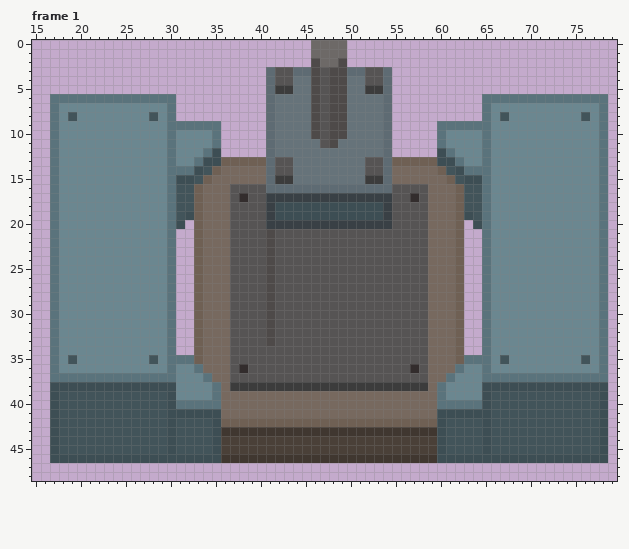
One commit to this pixel-art file: Resources/Sprites/Blocks/ElectricHammer.ase. That is the earlier state.
96x64 pixels, 2 frames. Colours within 5 levels of each other are drawn and written as one. Shown: frame 1: x 15..79, y 0..48. The commit also changed other frames, which this record leaves out.
After:
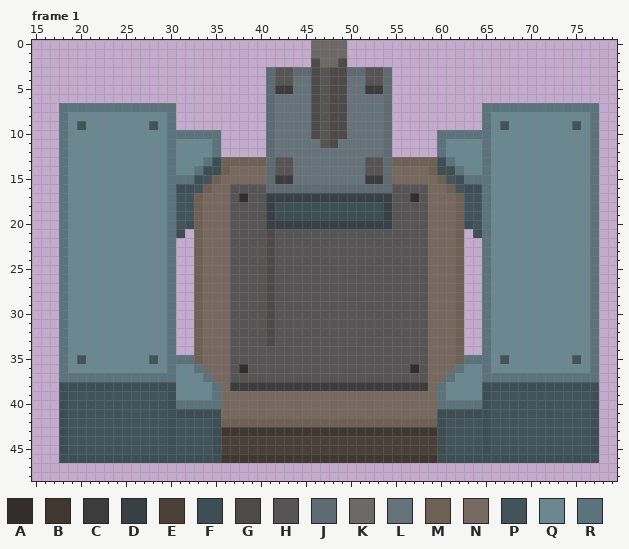
Palette (. is transparent): A #332d2d  B #403730  C #3c3c3c  D #394045  E #4a4038  F #3d4e54  G #4e4a49  H #565454  J #5e6b73  K #6d6967  L #66737a  M #6f6054  N #77695f  P #42545a  Q #6b8790  R #5a737c
Edits made:
Changed rows in their new state; - is an unchanged pixel.
Frame 1, layer "Layer 1":
first column x 17:
 6 ..............----------------------------------..............
 7 .RRRRRRRRRRRR------------------------------------RRRRRRRRRRRR.
 8 .RQ--------Q--------------------------------------Q--------QR.
 9 .R-P-------P--.....------------------------.....--P-------P-R.
10 .R------------RRRR--------------------------RRRR------------R.
11 .R----------------------------------------------------------R.
12 .R---------------QR------------------------RQ---------------R.
13 .R--------------QR--------------------------RQ--------------R.
14 .R------------QQRFFM----------------------MFFRQQ------------R.
15 .R------------RRFPM------------------------MPFRR------------R.
16 .R------------FFPM--------------------------MPFF------------R.
17 .R----------------------------------------------------------R.
18 .R----------------------------------------------------------R.
19 .R-------------P------------------------------P-------------R.
20 .R------------PF------------------------------FP------------R.
21 .R------------F--------------------------------F------------R.
22 .R----------------------------------------------------------R.
23 .R----------------------------------------------------------R.
24 .R----------------------------------------------------------R.
25 .R----------------------------------------------------------R.
26 .R----------------------------------------------------------R.
27 .R----------------------------------------------------------R.
28 .R----------------------------------------------------------R.
29 .R----------------------------------------------------------R.
30 .R----------------------------------------------------------R.
31 .R----------------------------------------------------------R.
32 .R----------------------------------------------------------R.
33 .R----------------------------------------------------------R.
34 .R----------------------------------------------------------R.
35 .RQP------------------------------------------------------PQR.
36 .R----------------------------------------------------------R.
37 .------------------------------------------------------------.
38 .------------------------------------------------------------.
39 .F----------------------------------------------------------F.
40 .F----------------------------------------------------------F.
41 .F----------------------------------------------------------F.
42 .F----------------------------------------------------------F.
43 .F----------------------------------------------------------F.
44 .F----------------------------------------------------------F.
45 .F----------------------------------------------------------F.
46 .------------------------------------------------------------.
Changed places in both pictures, as pixel boxes (x1, y1, x2, y2):
changed: (50, 94, 230, 463)
changed: (428, 94, 608, 463)
